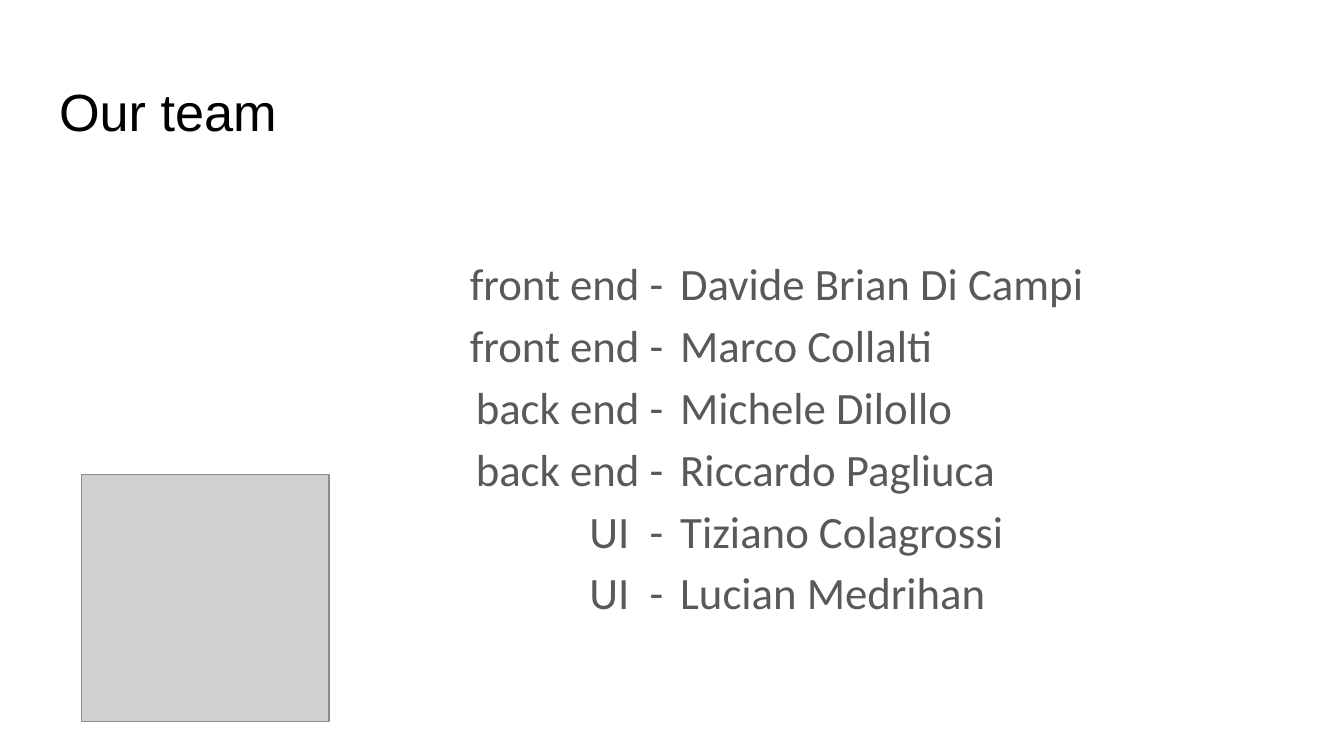
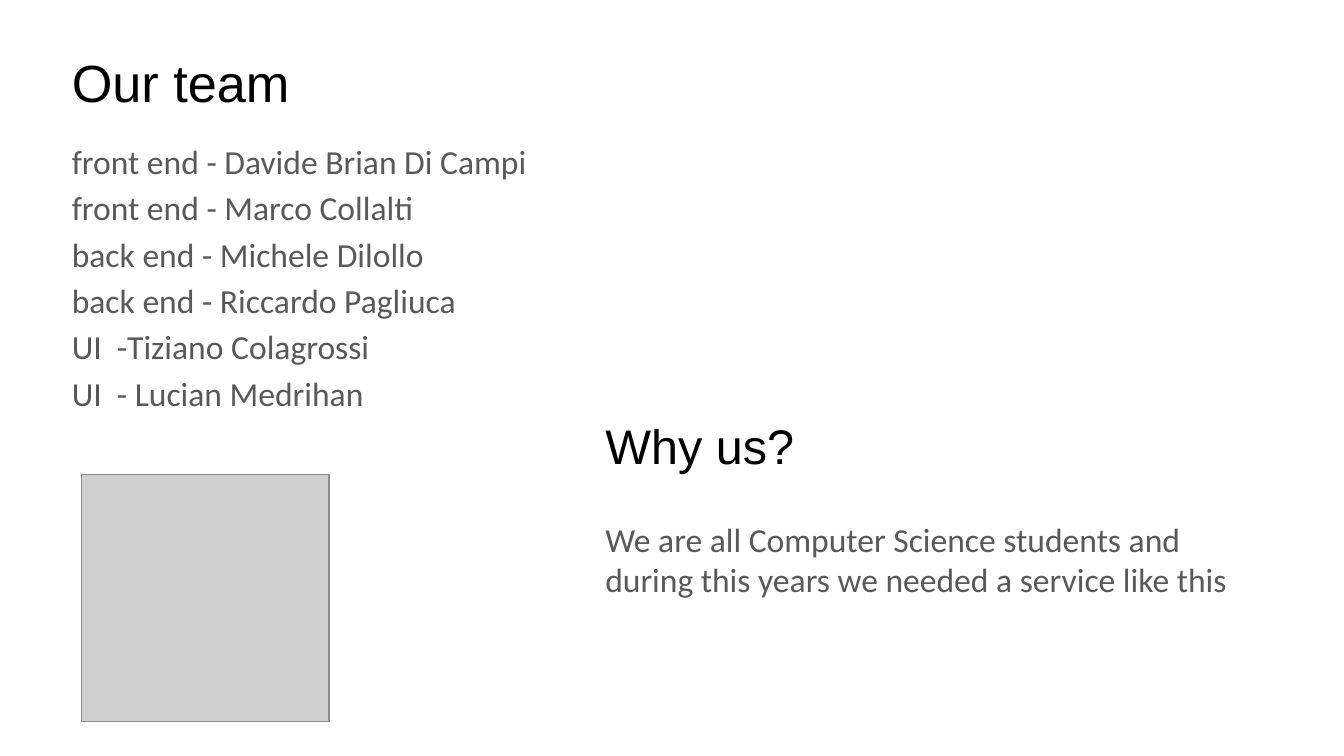
Before and after one commit to davidedc97/UniverCity, a slide deck: slide 7 of Slide/Univercity (2).pptx. Drawn at 1344x756 pixels with LibreOffice and Linux fonts; fonts in the diff are those of the drawing; grey boxes stand for pictures. Boxes give left, top, right and bottom in pixels: in the first picture for what was removed or moved away, otherwise in the second. Text is boxed around its words. In the diff, an @@ line names an element or a change of style, - is before the commit and + after.

```diff
--- a/Slide/Univercity (2).pptx
+++ b/Slide/Univercity (2).pptx
@@ text "Our team": place and size @@
-text "Our team" at [59, 94, 277, 132]
+text "Our team" at [72, 65, 289, 103]
@@ text at [72, 150, 526, 406]: text changed; size 24 to 18 pt @@
-Davide Brian Di Campi
-Marco Collalti
-Michele Dilollo
-Riccardo Pagliuca
-Tiziano Colagrossi
-Lucian Medrihan
+front end - Davide Brian Di Campi
+front end - Marco Collalti
+back end - Michele Dilollo
+back end - Riccardo Pagliuca
+UI -Tiziano Colagrossi
+UI - Lucian Medrihan
@@ text removed at [470, 269, 639, 610] @@
-front end -
-front end -
-back end -
-back end -
-UI -
-UI -
@@ text added at [605, 429, 794, 473], 26 pt, text #000000 @@
+Why us?
@@ text added at [605, 528, 1227, 598], 18 pt, text #595959 @@
+We are all Computer Science students and during this years we needed a service like this
```
Also in this commit, not shown: 1 other slide changed, 2 other files.
